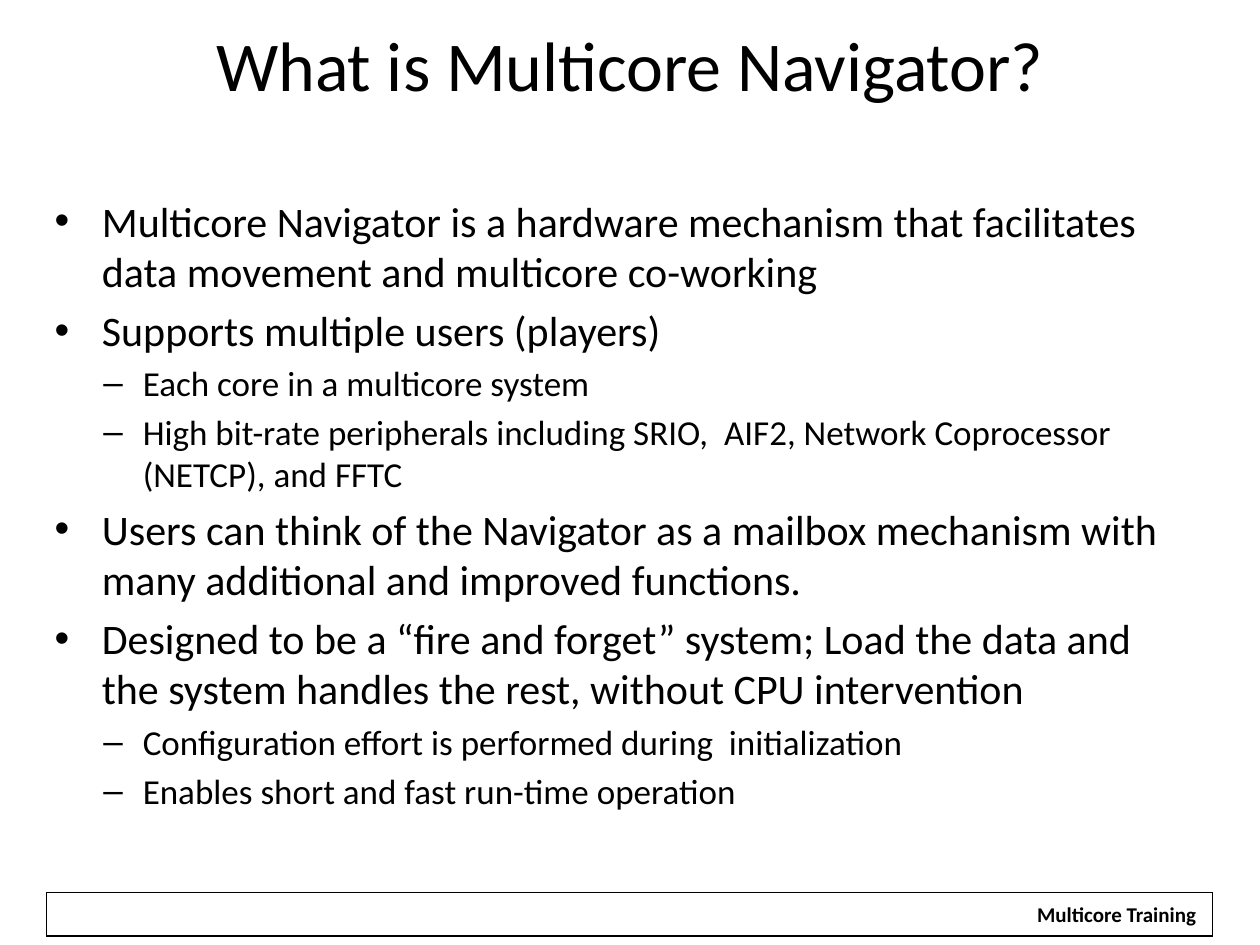
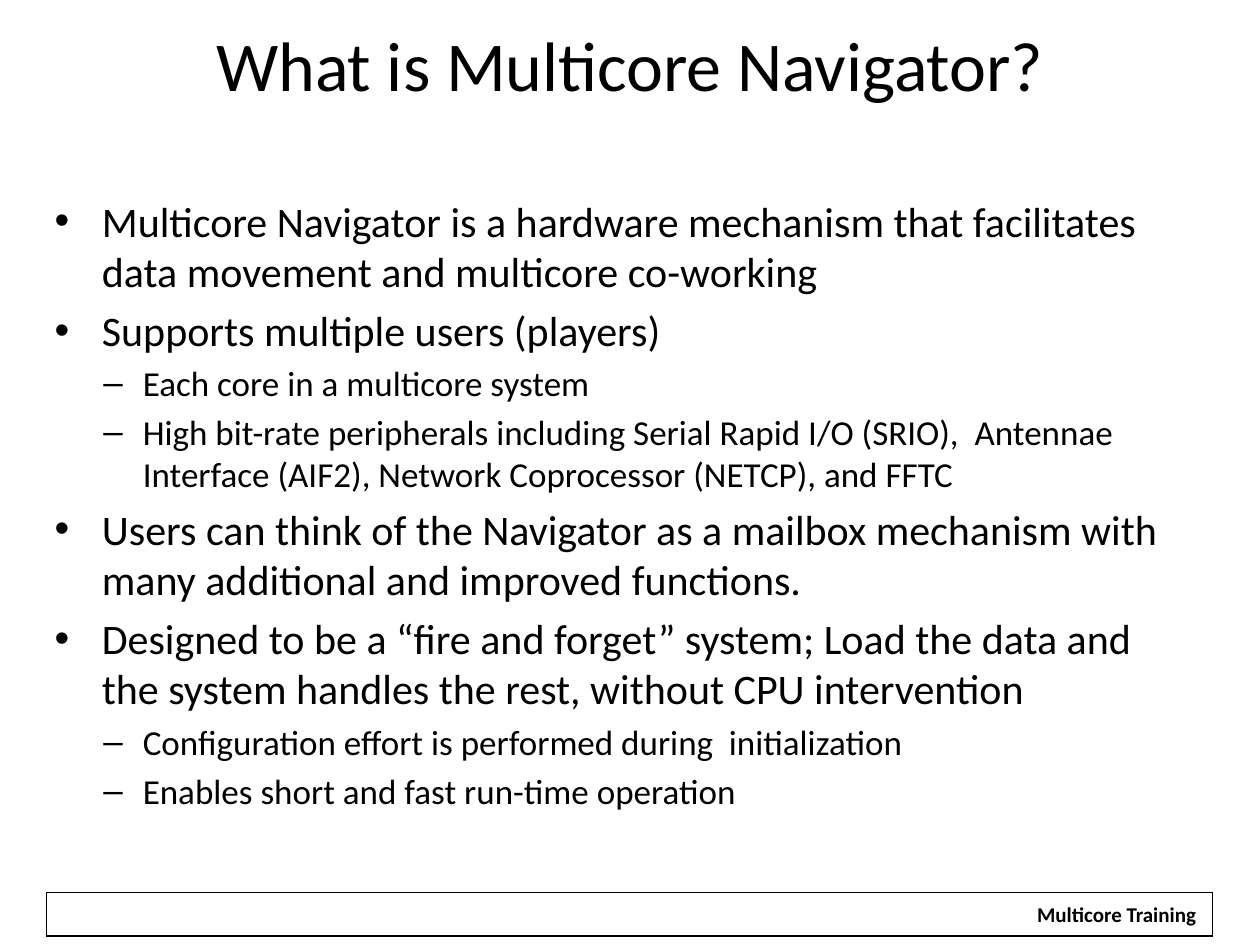
Before and after one commit to hari1989/keystone-workshop, a slide deck: slide 3 of slides/Intro to Multicore Navigator.pptx. Drawn at 1260x945 pixels with LibreOffice and Linux fonts; fonts in the diff are those of the drawing; background and template pictures are left out. Boxes give left, top, right and bottom in pixels: in the first picture for what was removed or moved away, otherwise in the second. Text is boxed around its words. In the diff, an @@ line names an element or a change of style, - is before the commit and + after.

```diff
--- a/slides/Intro to Multicore Navigator.pptx
+++ b/slides/Intro to Multicore Navigator.pptx
@@ text at bbox=[143, 419, 1113, 493]: text changed @@
-  – High bit-rate peripherals including SRIO, AIF2, Network Coprocessor (NETCP), and FFTC
+  – High bit-rate peripherals including Serial Rapid I/O (SRIO), Antennae Interface (AIF2), Network Coprocessor (NETCP), and FFTC
```
Also in this commit, not shown: 30 other slides changed, 1 slide added, 5 other files.
